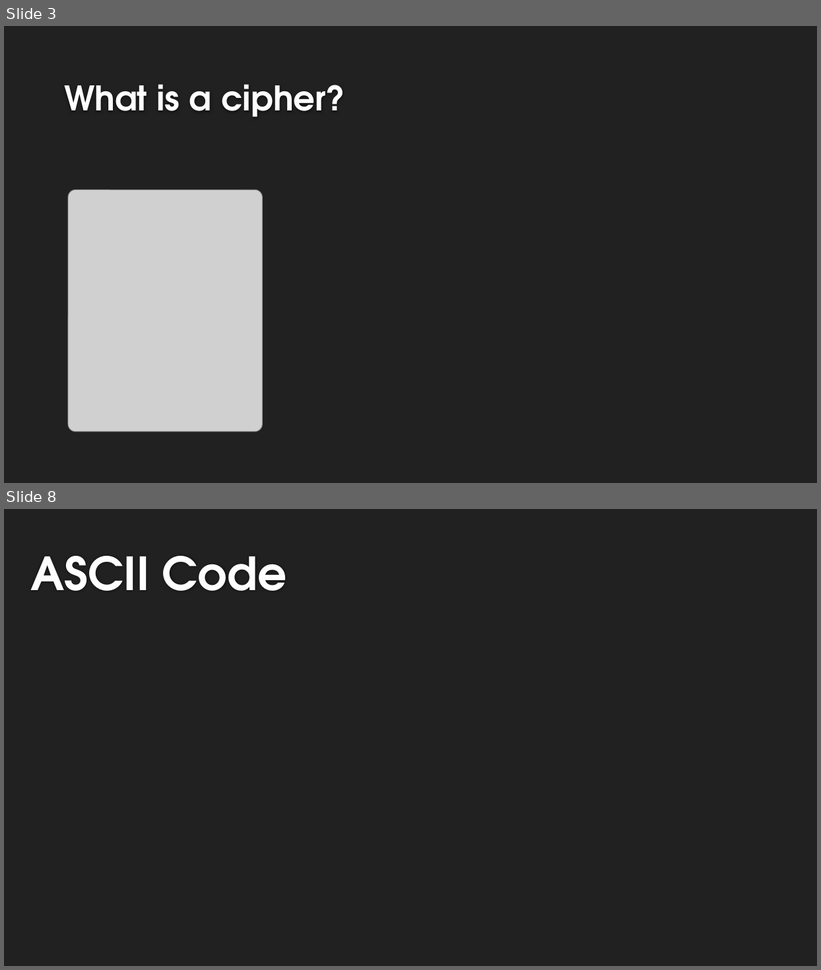
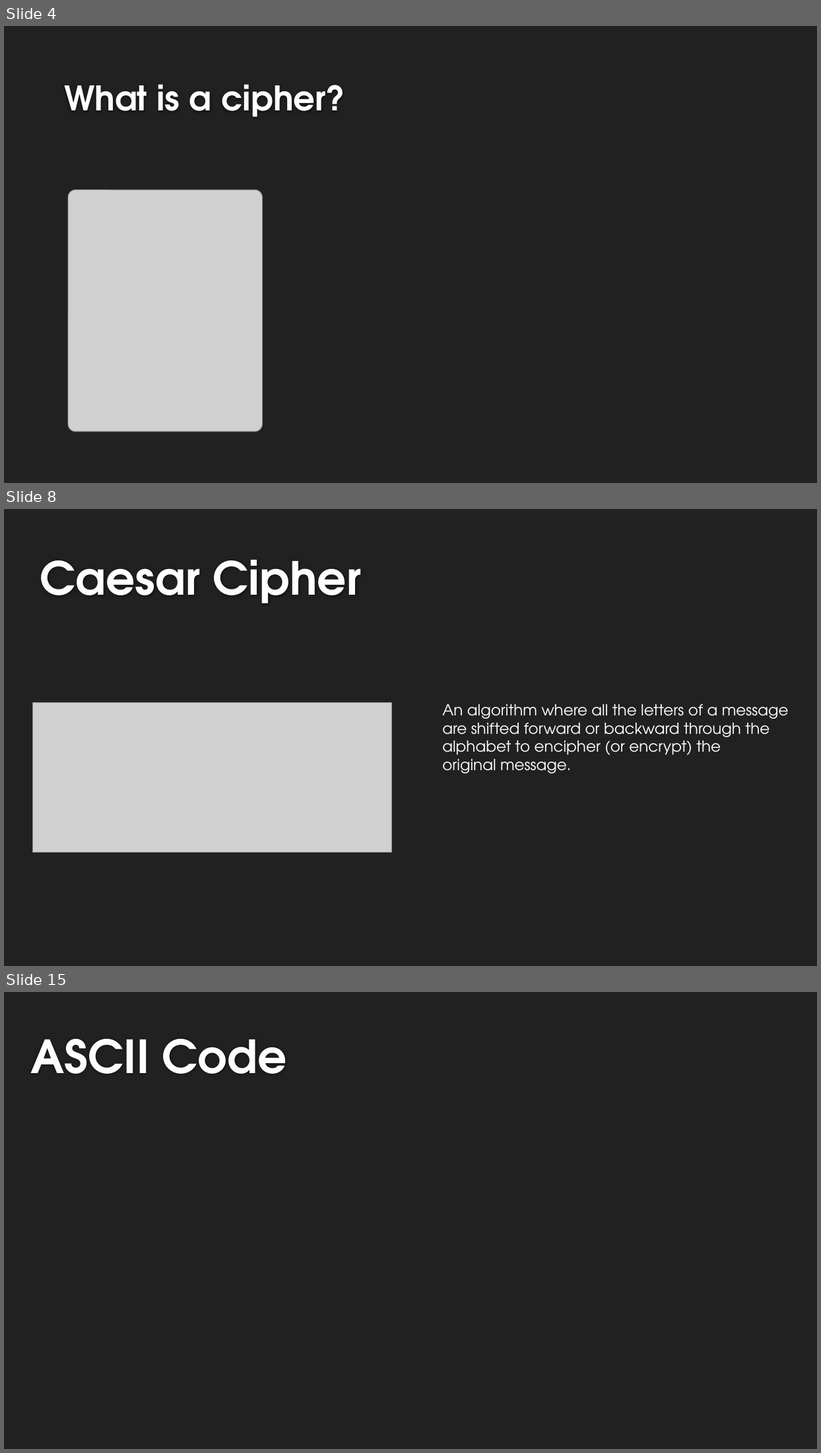
Before and after one commit to lexcass/UATeachLesson3, a slide deck: Lesson3.pptx. Shown one above the other, each under a label of ours: slides 3 and 8 before the commit, slides 4, 8 and 15 after it; the slides between them are not shown. The pictures are 821x970 and 821x1453 pixels, drawn with LibreOffice and Linux fonts; fonts in the diff are those of the drawing; grey boxes stand for pictures; background and template pictures are left out. Boxes give left, top, right and bottom in pixels: in the first picture for what was removed or moved away, otherwise in the second. Text is boxed around its words. In the diff, an @@ line names an element or a change of style, - is before the commit and + after.

```diff
--- a/Lesson3.pptx
+++ b/Lesson3.pptx
@@ slide 8 added at (4,509,817,966), background #212121 @@
@@ title added at (40,560,362,603), 54 pt, text #FEFEFE, bold @@
+Caesar Cipher
@@ picture added at (32,703,392,853) @@
@@ text added at (442,704,789,774), 18 pt, text #F5F6F7 @@
+An algorithm where all the letters of a message
+are shifted forward or backward through the
+alphabet to encipher (or encrypt) the
+original message.
@@ what was slide 3 is now slide 4 @@
@@ what was slide 8 is now slide 15 @@
```
Also in this commit, not shown: 9 slides changed, 14 other slides added.
